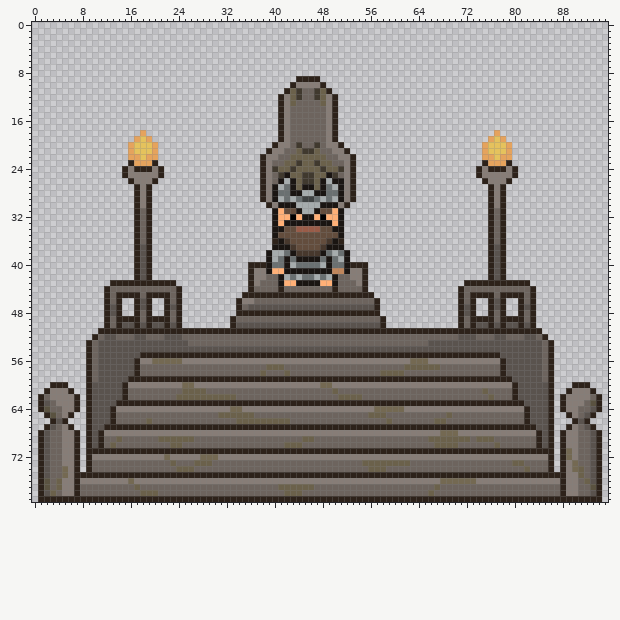
Sprite sheet: Assets/Textures/Keep/King on Throne.png. Above is the file before it was changed.
The file is 96x80 pixels.
Once edited:
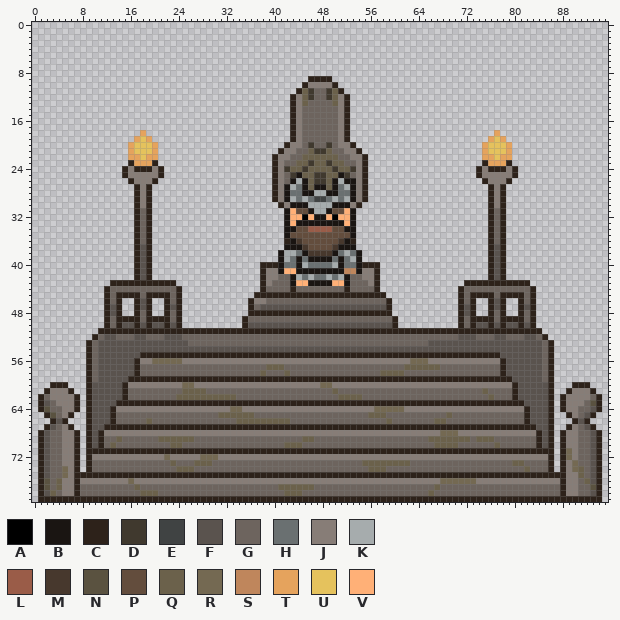
Palette (. is transparent): A #000000  B #1a1512  C #2d221a  D #40392e  E #404343  F #5a534e  G #6d645e  H #6a7071  J #877d77  K #a6acad  L #9a5c48  M #47382d  N #5a5240  P #634d3d  Q #6b614b  R #746952  S #bf865c  T #e5a35d  U #e5c25d  V #ffb077
Difference:
Changed rows in their new state; - is an unchanged pixel.
first column x 33:
 9 -----------..--CC-----------
10 ----------..C--JJC----------
11 ---------..CQDGGDQC---------
12 --------..CJQDGGDQJC--------
13 --------..CJQ--GGQJC--------
14 --------..CJ----GGJC--------
15 --------..CJ----GGJC--------
16 --------..CJ----GGJC--------
17 --------..CJ----GGJC--------
18 --------..CJ----GGJC--------
19 --------..CJ----GGJC--------
20 -------..CJJ-DG-DGJJC-------
21 ------..CJJGGQDDQGGJJC------
22 -----..CJJGG----QQGGJJC-----
23 -----..CJGGQ-DQ-DQQGGJC-----
24 -----..CJDQ-D--Q-DQQDJC-----
25 -----..CJGDBQQDDQQBDGJC-----
26 -----..CJG-KBQDDQ-KBBJC-----
27 -----..CJBKH-QB-QBHKBJC-----
28 -----..CJBHHBBKKBBHHBJC-----
29 -----..CJB--KHEE--HKBJC-----
30 ------..CJ-BB--KK-BBJC------
31 -------..BVPPBKKBPPVB-------
32 -------..BV-AVBB-AVVB-------
33 -------..-V------B-VB-------
34 -------..BBPP--LLPPBB-------
35 -------..B--------PPB-------
36 -------..CBM----PPMBC-------
37 -------..-BBM--PPM-BB-------
38 ------..BKKHB--MMB-KHB------
39 ------..BK--H--B--BHKB------
40 ---..-CCBHHBK--HHKBHHB-CC---
41 ---..CJJBVV------BBSSBJJC---
42 ---..CJJGGB--KH--HKBGGJJC---
43 ---..CJ-GGBVV--BBVVB-GGJC---
44 ---..C--G-C------G-C--GGC---
45 --..--------------------CC--
46 -..CJJ------------------GGC-
47 -..CG-------------------FFC-
48 -..----------------------CC-
49 ..C----------------------GGC
50 ..C----------------------FFC
